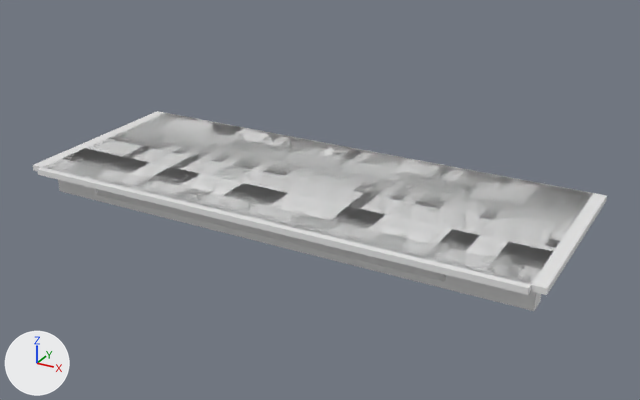
The OBJ model IFC/PSC/Mumbai/Sup_Str/M_20_2L_NF_P/model.obj, before and after one commit.
Both versions are drawn from a 50 mm lens placed at (25.8, -24.6, 13.1), pointed at (10.6, 3.0, -0.7). The axes (+X, +Y, +Z) are drawn at lower left. The lights are the same throughout. The picture after the commit comes second. Where no turn or scale is listed for an object, it has been applied to the vertices. Vertices at exactly the same position are counted once.

In view in the first picture: 'model'.
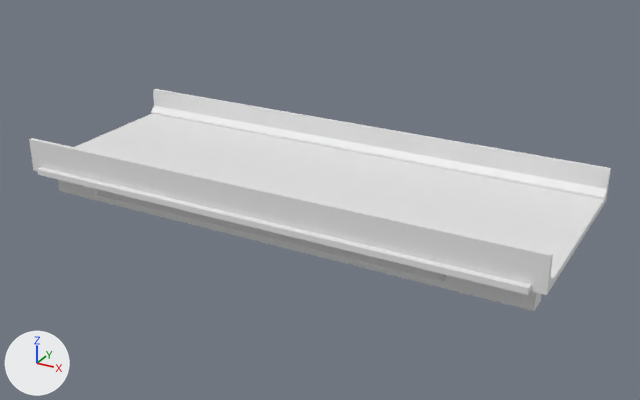
Location of each change, (x1, y1, x2, y2) in pixels of the pictures (640 x 400 px):
'model', reshaped (11% taller)
    before: (33, 111, 607, 311)
    after: (29, 89, 611, 311)
part 1 of me_model, added
    after: (29, 89, 611, 289)

Patch to the scene script:
```diff
--- a/IFC/PSC/Mumbai/Sup_Str/M_20_2L_NF_P/model.obj.py
+++ b/IFC/PSC/Mumbai/Sup_Str/M_20_2L_NF_P/model.obj.py
@@ me_model @@
 # used by ob_model
-me_model.from_pydata(...)  # 2928 vertices, 8725 faces; spans x -0.5..20.5, y -1.1..7.1, z -1.3..0.0
+me_model.from_pydata(...)  # 2956 vertices, 8769 faces; spans x -0.5..20.5, y -1.1..7.1, z -1.3..1.1
+# me_model part 1
+# 16 vertices are added at x -0.5..20.5, y -0.9..7.1, z 0.0..1.1
+# 12 new vertices lie (21.0, 0.0, 0.0) away from vertices in x -0.5, y -0.7..6.9, z 0.0..1.1
+# 44 new faces join them
```
